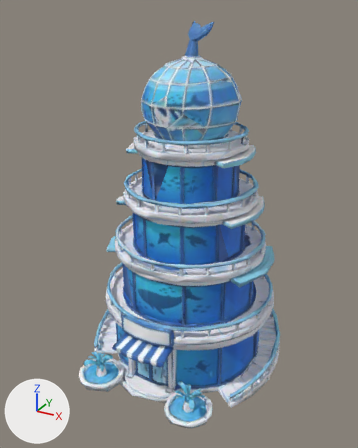
One commit to the glTF model models/plaza/aquarium_lo.glb: the scene before it, then after it.
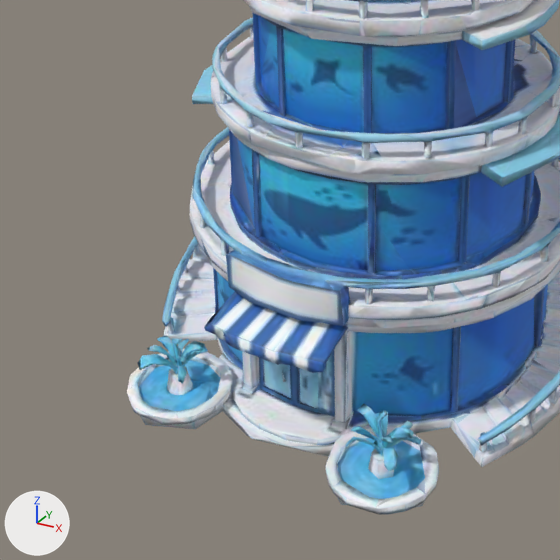
There are two pictures of each version: one whole from a 50 mm lens placed at (1.2, -2.23, 1.01), pointed at (-0.01, -0.04, -0.08), one close up on the part from 7% to 74% of the width and 46% to 100% of the height. Every picture has the same lights, and +X, +Y and +Z are marked at lower left. The older version's two pictures come first. Vertices at exactly the same position are counted once.

Before the edit, the objects in view are built like this:
```python
me_mesh_0 = bpy.data.meshes.new('Mesh_0')
me_mesh_0.from_pydata(...)  # 7590 vertices, 15550 faces; spans x -0.57..0.57, y -0.59..0.59, z -0.95..0.95
me_mesh_0.materials.append(mat_material_0)  # picture img_image_0
ob_mesh_0 = bpy.data.objects.new('Mesh_0', me_mesh_0)
ob_mesh_0.location = (0.0, 0.0, 0.0)
```
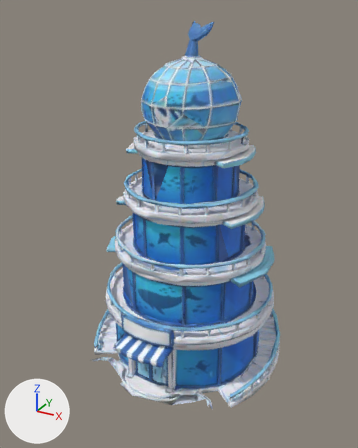
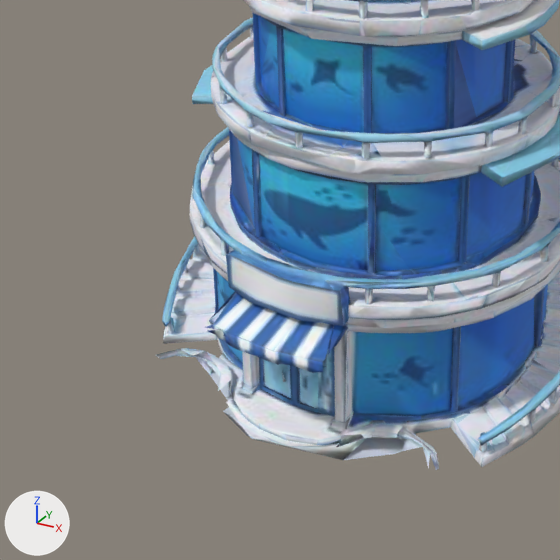
Changed parts and their boxes [x1, y1, x2, y2] in the close-ups (560 x 560 px):
'Mesh_0', reshaped
    before: [127, 0, 560, 515]
    after: [156, 0, 560, 470]
part 1 of me_mesh_0, deleted
    before: [127, 292, 237, 429]
part 2 of me_mesh_0, cut back
    before: [323, 348, 439, 515]
    after: [423, 447, 430, 468]

Patch to the scene script:
```diff
--- a/models/plaza/aquarium_lo.glb.py
+++ b/models/plaza/aquarium_lo.glb.py
@@ me_mesh_0 @@
 # used by ob_mesh_0; location = (0.0, 0.0, 0.0)
-me_mesh_0.from_pydata(...)  # 7590 vertices, 15550 faces; spans x -0.57..0.57, y -0.59..0.59, z -0.95..0.95
+me_mesh_0.from_pydata(...)  # 7020 vertices, 14355 faces; spans x -0.57..0.57, y -0.53..0.59, z -0.95..0.95
+# me_mesh_0 part 1: 298 vertices removed from x -0.41..-0.15, y -0.59..-0.37, z -0.95..-0.64
+# me_mesh_0 part 2: 1 vertex moved within x 0.35, y -0.38, z -0.95; 272 vertices removed from x 0.15..0.41, y -0.59..-0.38, z -0.95..-0.63
 me_mesh_0.materials.append(mat_material_0)
```
